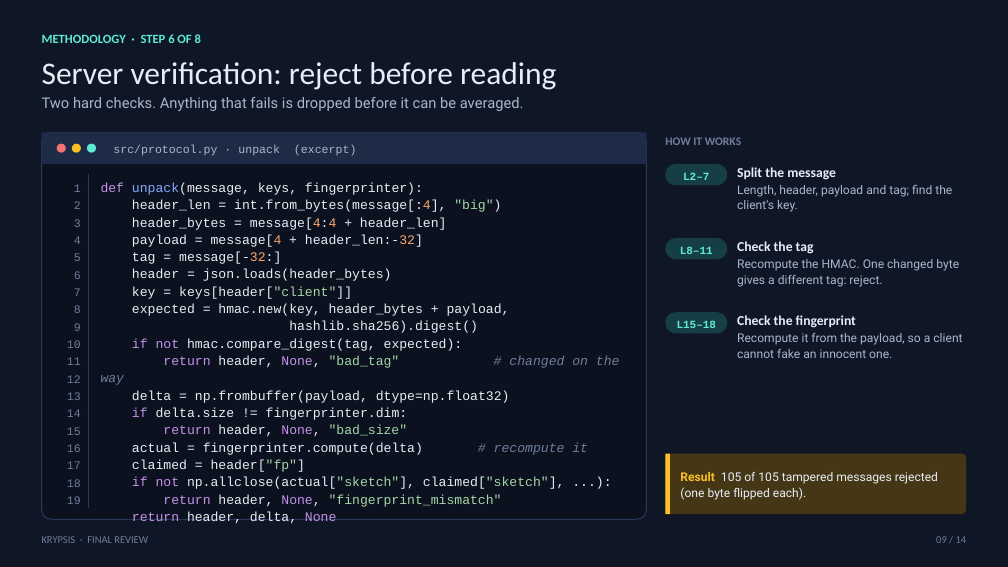
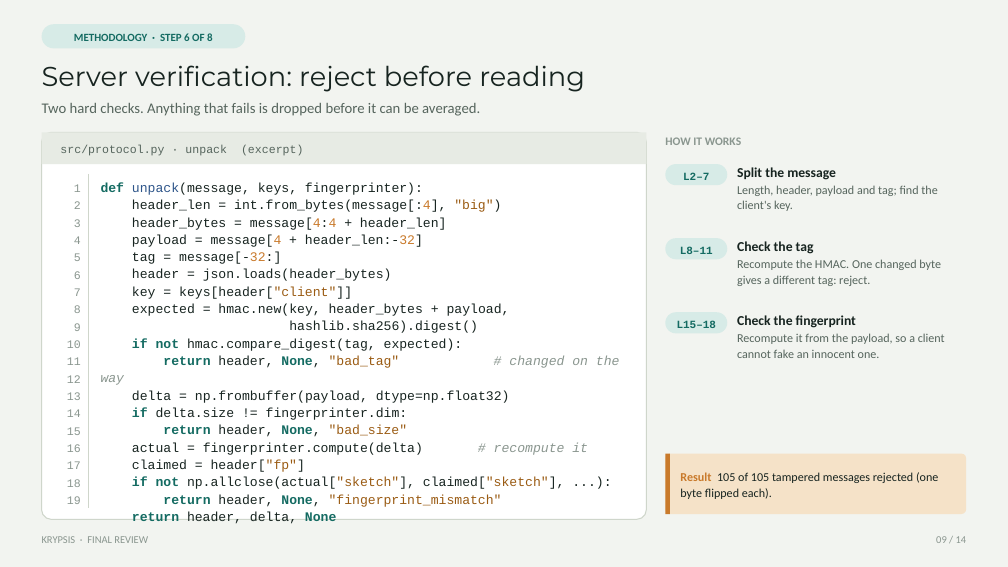
Before and after one commit to Vinudharshini18/Krypsis-A-network-intrusion-detection-system, a slide deck: slide 9 of presentation/Krypsis_Final_Review.pptx. Drawn at 1008x567 pixels with LibreOffice and Linux fonts; fonts in the diff are those of the drawing. Boxes give left, top, right and bottom in pixels: in the first picture for what was removed or moved away, otherwise in the second. Text is boxed around its words. In the diff, an @@ line names an element or a change of style, - is before the commit and + after.

Commit message:
Final review deck: use the look of the first class deck

```diff
--- a/presentation/Krypsis_Final_Review.pptx
+++ b/presentation/Krypsis_Final_Review.pptx
@@ rectangle at box(0, 0, 1008, 567): fill #0F1626 to #F2F4F0 @@
@@ text "METHODOLOGY · STEP 6 OF ..." at box(74, 33, 213, 41): size 12 to 10.5 pt, text colour #5EEAD4 to #146B62; alignment left to centre; vertical alignment top to middle @@
@@ rounded rectangle added at box(42, 24, 245, 48), fill #D7EBE7 @@
@@ text "Server verification: reject before reading" at box(42, 65, 585, 92): size 30 to 26 pt, font Calibri to Montserrat, text colour #E8EDF5 to #172420 @@
@@ text "Two hard checks. Anything that ..." at box(42, 103, 480, 116): font Roboto to Calibri, text colour #A9B6CB to #56655D @@
@@ rounded rectangle at box(42, 132, 647, 520): fill #0B111E to #FFFFFF; outline #2A3958 1 pt to #CFD6CB 1 pt @@
@@ rectangle at box(42, 132, 647, 164): fill #1E2B46 to #E7EBE4 @@
@@ ellipse removed at box(57, 144, 66, 153) @@
@@ text "src/protocol.py · unpack (excerpt)": place and size @@
-text "src/protocol.py · unpack (excerpt)" at box(113, 145, 356, 156)
+text "src/protocol.py · unpack (excerpt)" at box(60, 145, 303, 156)
@@ text "src/protocol.py · unpack (excerpt)" at box(60, 145, 303, 156): text colour #A9B6CB to #56655D @@
@@ ellipse removed at box(72, 144, 81, 153) @@
@@ ellipse removed at box(87, 144, 96, 153) @@
@@ text colour #6E7F9C to #8A968F in 4 elements at box(42, 536, 148, 543), box(936, 536, 967, 543), box(67, 184, 81, 504), box(665, 137, 741, 145) @@
@@ line (88, 174) - (88, 508): stroke #2A3958 0.75 pt to #CFD6CB 0.75 pt @@
@@ text "def unpack(message, keys, fingerprinter):" at box(101, 182, 620, 524): text colour #C792EA to #146B62, bold on in "def", "if not", "return None,", "if" and 4 more places; text colour #82AAFF to #2E558A in "unpack(message,"; text colour #E8EDF5 to #172420 in "unpack(message, keys, fingerprinter):", "header_len = int.from_bytes(message[:4], "big")", "header_bytes = message[4:4 + header_len]", "payload = message[4 + header_len:-32]" and 15 more places; text colour #F9A66C to #C97A2B in "int.from_bytes(message[:4],", "message[4:4", "message[4 header_len:-32]", "message[-32:]"; text colour #A5D6A7 to #9A5B13 in ""big")", "keys[header["client"]]", ""bad_tag"", ""bad_size"" and 3 more places; text colour #6E7F9C to #8A968F in "# changed on the way", "# recompute it" @@
@@ text "Split the message" at box(737, 167, 937, 211): text colour #E8EDF5 to #172420 in "Split the message"; font Roboto to Calibri, text colour #A9B6CB to #56655D in "Length, header, payload and tag; find the ..." @@
@@ text "Check the tag" at box(737, 241, 941, 286): text colour #E8EDF5 to #172420 in "Check the tag"; font Roboto to Calibri, text colour #A9B6CB to #56655D in "Recompute the HMAC. One changed byte gives ..." @@
@@ text colour #5EEAD4 to #146B62 in 3 elements at box(683, 172, 709, 180), box(680, 246, 713, 254), box(677, 320, 716, 328) @@
@@ fill #163F45 to #D7EBE7 in 3 elements at box(665, 164, 727, 185), box(665, 238, 727, 259), box(665, 312, 727, 333) @@
@@ text "Check the fingerprint" at box(737, 315, 945, 358): text colour #E8EDF5 to #172420 in "Check the fingerprint"; font Roboto to Calibri, text colour #A9B6CB to #56655D in "Recompute it from the payload, so a ..." @@
@@ rounded rectangle at box(665, 454, 966, 514): fill #453716 to #F5E2C8 @@
@@ rectangle at box(665, 454, 670, 514): fill #FBBF24 to #C97A2B @@
@@ text "Result 105 of 105 tampered ..." at box(680, 472, 938, 499): font Roboto to Calibri; text colour #FBBF24 to #C97A2B in "Result"; text colour #E8EDF5 to #172420 in "105 of 105 tampered messages rejected (one ..." @@
```
Also in this commit, not shown: 13 other slides changed, 1 other file.
